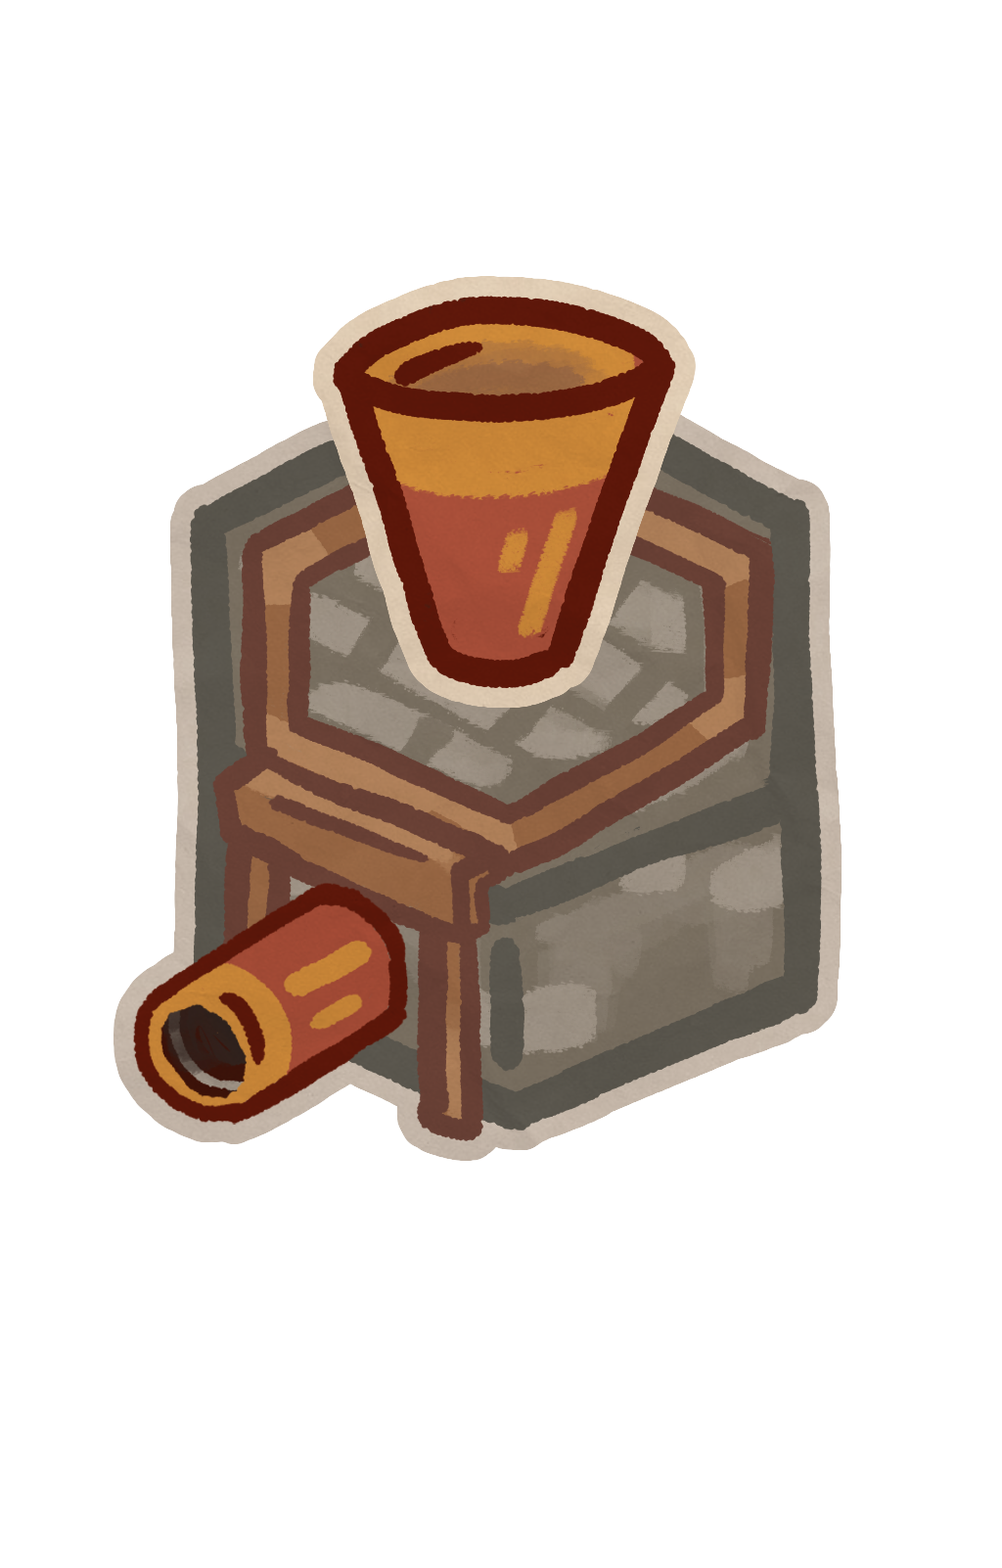
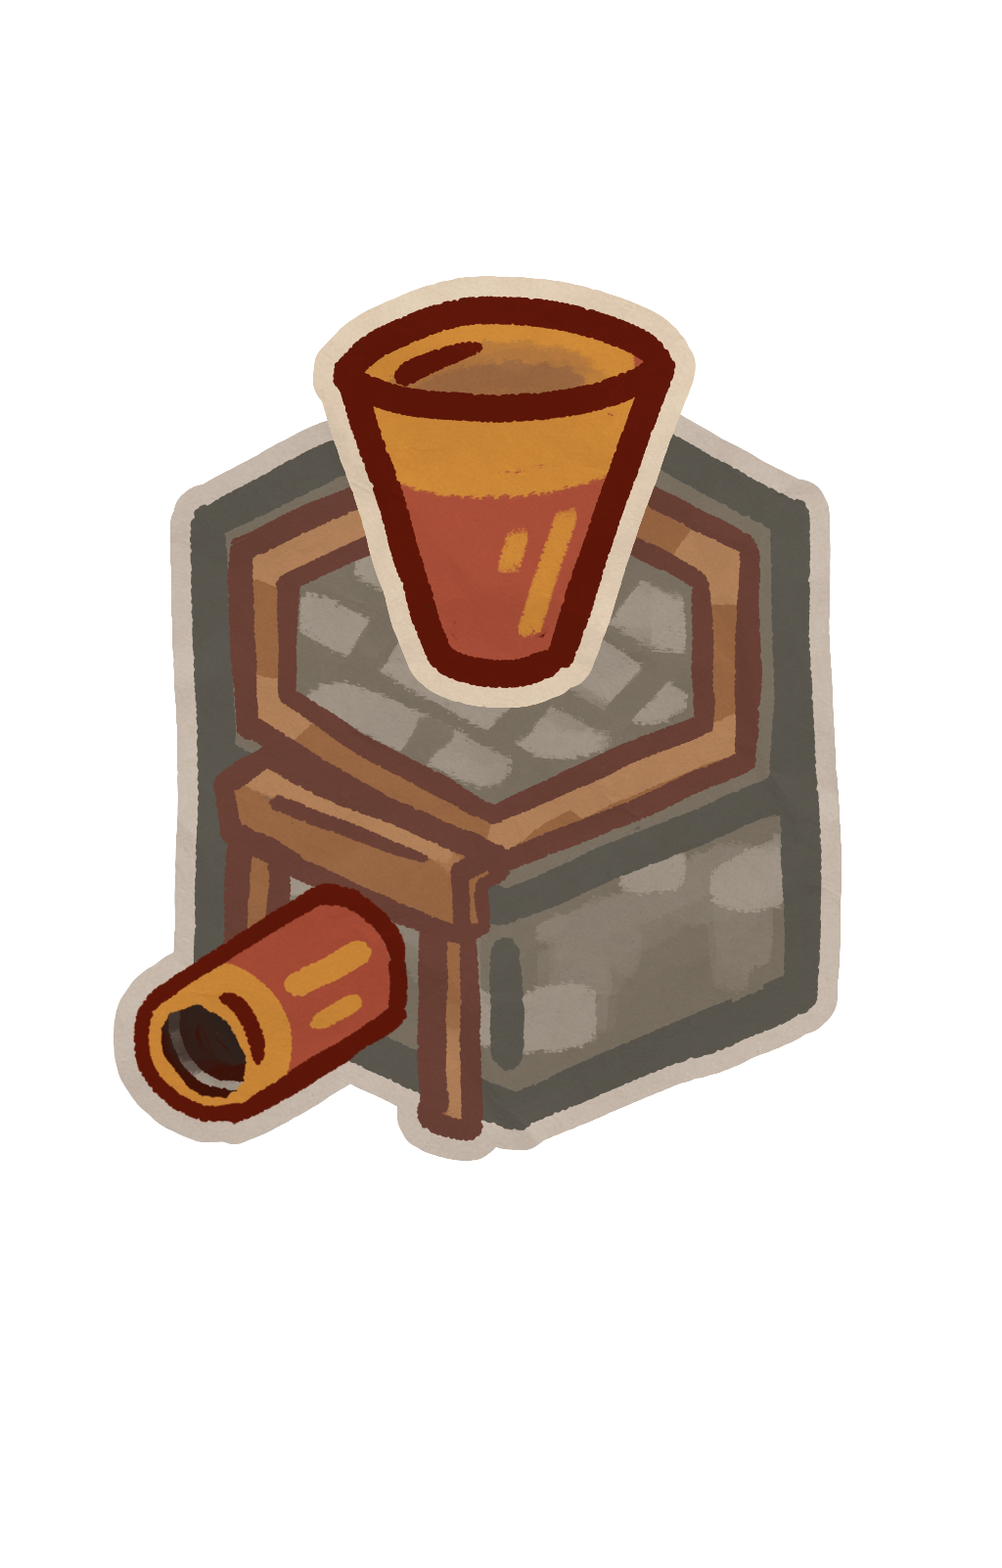
Revision of a layered 1002×1568 image; what changed, layer by layer:
pixels changed over box(227, 484, 807, 1143) (layer not identified)